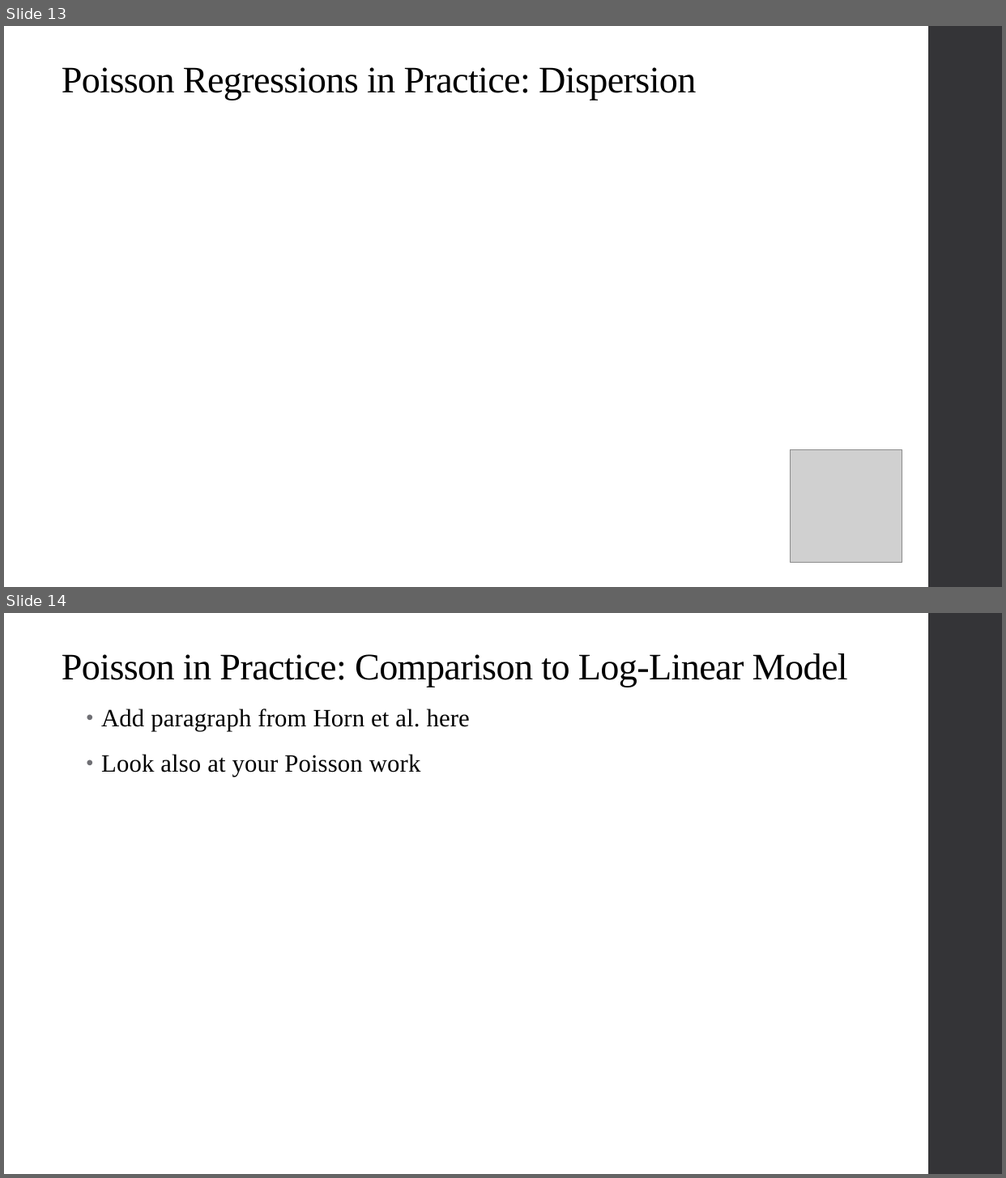
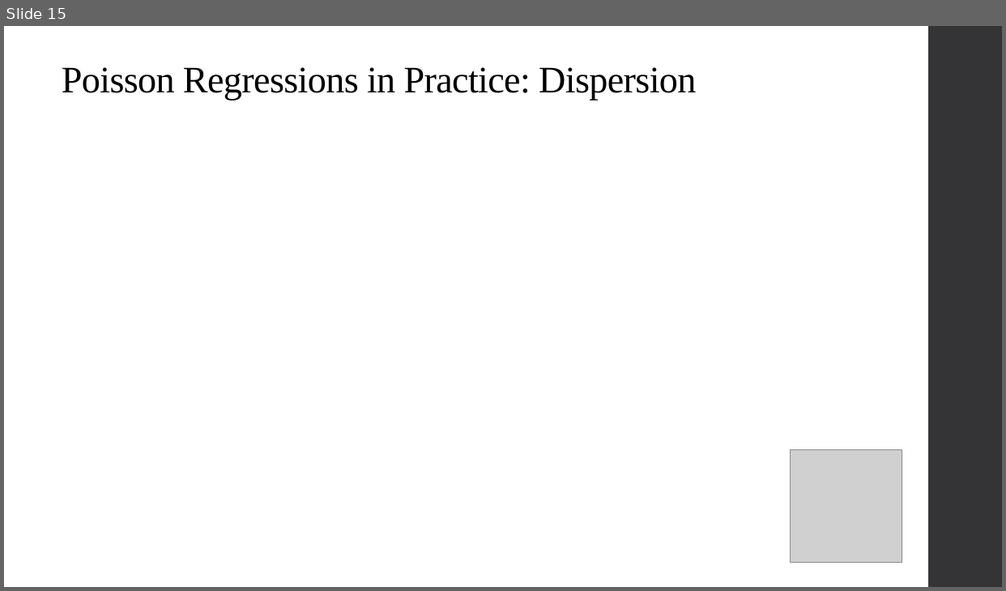
Before and after one commit to qiufei/fork-HAD5744, a slide deck: Lecture08_OtherNonlinearModels/Lecture8_NonlinearModels_2022F.pptx. Shown one above the other, each under a label of ours: slides 13 and 14 before the commit, slide 15 after it. The pictures are 1006x1178 and 1006x591 pixels, drawn with LibreOffice and Linux fonts; fonts in the diff are those of the drawing; grey boxes stand for pictures. Boxes give left, top, right and bottom in pixels: in the first picture for what was removed or moved away, otherwise in the second. Text is boxed around its words. In the diff, an @@ line names an element or a change of style, - is before the commit and + after.

```diff
--- a/Lecture08_OtherNonlinearModels/Lecture8_NonlinearModels_2022F.pptx
+++ b/Lecture08_OtherNonlinearModels/Lecture8_NonlinearModels_2022F.pptx
@@ slide 14 removed at <box>4,613,1002,1174</box>, background #FFFFFF; not listed: 1 template element that a slide beside it also shows @@
@@ title removed at <box>62,653,848,687</box> @@
-Poisson in Practice: Comparison to Log-Linear Model
@@ text removed at <box>101,709,470,777</box> @@
-• Add paragraph from Horn et al. here
-• Look also at your Poisson work
@@ what was slide 13 is now slide 15 @@
```
Also in this commit, not shown: 6 slides changed, 34 slides added, 2 other files.
